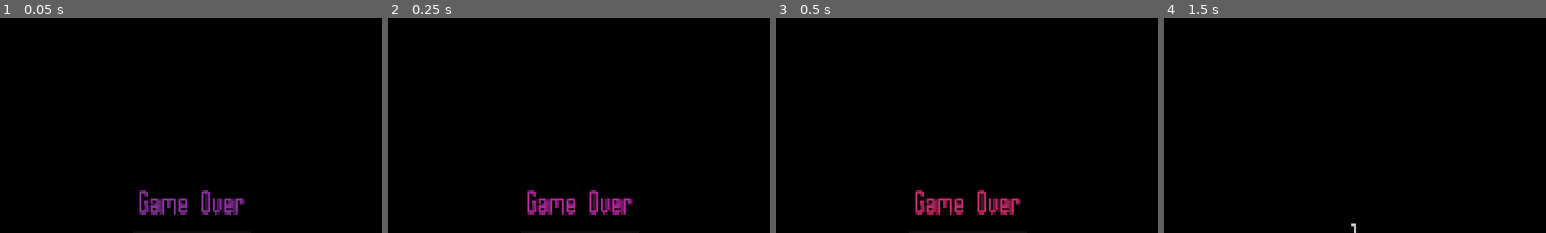
Above: before the commit, frames 1-4 (left to right).
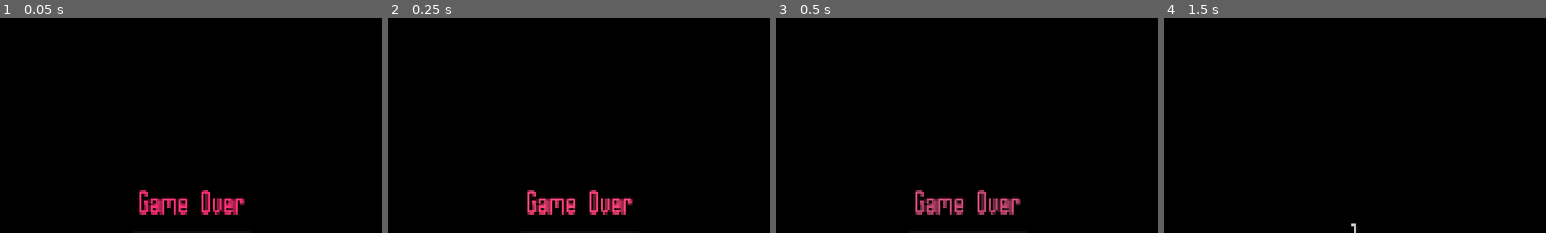
Above: after the commit, the same moments.

Repository: emon22830/KL20
Game: Godot game, scene res://src/gameover/game_over.tscn
Two runs of this game, one before a commit and one after it. Both use one fixed random seed, a clock stepped at 60 frames per second and the inputs below. This scene is started directly instead of the project's main scene. The engine's default icon, where the game draws it, is replaced by a stand-in: a white triangle on a blue panel in a dark square.
Inputs (mouse positions are % of the whole screen's width and height, from its top left):
- Up to frame 1 (0.05 s): no input
- Up to frame 2 (0.25 s): no input
- Up to frame 3 (0.5 s): no input
- Up to frame 4 (1.5 s): click "MAIN MENU" at 0.5 s; click (50, 48) at 1.25 s
The pictures show only the part of the screen within x 25-75%, y 0-50%; the shares and areas given below are measured in that part.

The runs differ from the first frame. In frame 1, 1.4% of the frame differs, in the area x 36-64%, y 80-92%; in frame 2, 1.4%; in frame 3, 0.9%; in frame 4, nothing differs.

Commit message:
refactor rainbow modulation

Diff:
--- a/src/gameover/game_over.tscn
+++ b/src/gameover/game_over.tscn
@@ -2,7 +2,7 @@
 
 [ext_resource type="Script" uid="uid://weq0dje1vc6f" path="res://src/gameover/game_over.gd" id="1_gameover"]
 [ext_resource type="FontFile" uid="uid://d3itg5u8xvefx" path="res://asset/font/AvenuePixel-Regular.otf" id="2_pbwxr"]
-[ext_resource type="Script" uid="uid://c1u634qxj1813" path="res://src/gameover/titleRainbow.gd" id="3_r0ly3"]
+[ext_resource type="Script" uid="uid://c84xp4etsr7oo" path="res://src/ui/rainbowCanvasItem.gd" id="3_r0ly3"]
 
 [node name="GameOver" type="Control" unique_id=1397512582]
 process_mode = 3
@@ -51,10 +51,6 @@
 autowrap_mode = 0
 horizontal_alignment = 1
 script = ExtResource("3_r0ly3")
-saturation = 0.325
-brightness = 0.765
-hue = 0.523
-rainbow_speed = 1.0
 
 [node name="Retry" type="Button" parent="VBoxContainer" unique_id=1085053178]
 layout_mode = 2
--- a/src/gameover/titleRainbow.gd
+++ /dev/null
@@ -1,19 +0,0 @@
-extends RichTextLabel
-
-@export_range(0.0, 1.0) var saturation: float = 0.40
-@export_range(0.0, 1.0) var brightness: float = 100
-@export_range(0.0, 1.0) var hue: float = 0.0
-@export var rainbow_speed: float = 0.5
-
-# Called when the node enters the scene tree for the first time.
-func _ready() -> void:
-	pass # Replace with function body.
-
-
-# Called every frame. 'delta' is the elapsed time since the previous frame.
-func _process(delta: float) -> void:
-	pass
-
-func _physics_process(delta: float) -> void:
-	hue = wrapf(hue + rainbow_speed * delta, 0.0, 1.0)
-	modulate = Color.from_hsv(hue, saturation, brightness, 1.0)
--- a/src/mainmenu/main_menu.tscn
+++ b/src/mainmenu/main_menu.tscn
@@ -2,7 +2,7 @@
 
 [ext_resource type="Script" uid="uid://xiumtq53trhy" path="res://src/mainmenu/main_menu.gd" id="1_pfhkm"]
 [ext_resource type="PackedScene" uid="uid://d05o8woarffm3" path="res://src/ui/options/options.tscn" id="2_u17xg"]
-[ext_resource type="Script" uid="uid://c84xp4etsr7oo" path="res://src/mainmenu/rainbowmain_title.gd" id="3_7seqg"]
+[ext_resource type="Script" uid="uid://c84xp4etsr7oo" path="res://src/ui/rainbowCanvasItem.gd" id="3_7seqg"]
 [ext_resource type="Texture2D" uid="uid://c2uv1y42cdt3d" path="res://asset/ascii-art/play.png" id="3_p1ij0"]
 [ext_resource type="Texture2D" uid="uid://blho3d1tp76s0" path="res://asset/test/final1.png" id="3_tggik"]
 [ext_resource type="Script" uid="uid://dkpp74oeamh8q" path="res://src/ui/button_animation.gd" id="4_7seqg"]
--- a/src/mainmenu/rainbowmain_title.gd
+++ /dev/null
@@ -1,19 +0,0 @@
-extends Sprite2D
-
-@export_range(0.0, 1.0) var saturation: float = 0.40
-@export_range(0.0, 1.0) var brightness: float = 1
-@export_range(0.0, 1.0) var hue: float = 0.0
-@export var rainbow_speed: float = 0.5
-
-# Called when the node enters the scene tree for the first time.
-func _ready() -> void:
-	pass # Replace with function body.
-
-
-# Called every frame. 'delta' is the elapsed time since the previous frame.
-func _process(delta: float) -> void:
-	pass
-
-func _physics_process(delta: float) -> void:
-	hue = wrapf(hue + rainbow_speed * delta, 0.0, 1.0)
-	modulate = Color.from_hsv(hue, saturation, brightness, 1.0)
--- a/src/gameover/backgroundRainbow.gd
+++ b/src/ui/rainbowCanvasItem.gd
@@ -1,7 +1,7 @@
-extends ColorRect
+extends CanvasItem
 
 @export_range(0.0, 1.0) var saturation: float = 0.40
-@export_range(0.0, 1.0) var brightness: float = 100
+@export_range(0.0, 1.0) var brightness: float = 1
 @export_range(0.0, 1.0) var hue: float = 0.0
 @export var rainbow_speed: float = 0.5
 
Not shown, removed: src/gameover/backgroundRainbow.gd.uid
Not shown, removed: src/gameover/titleRainbow.gd.uid
Renamed: src/mainmenu/rainbowmain_title.gd.uid -> src/ui/rainbowCanvasItem.gd.uid
